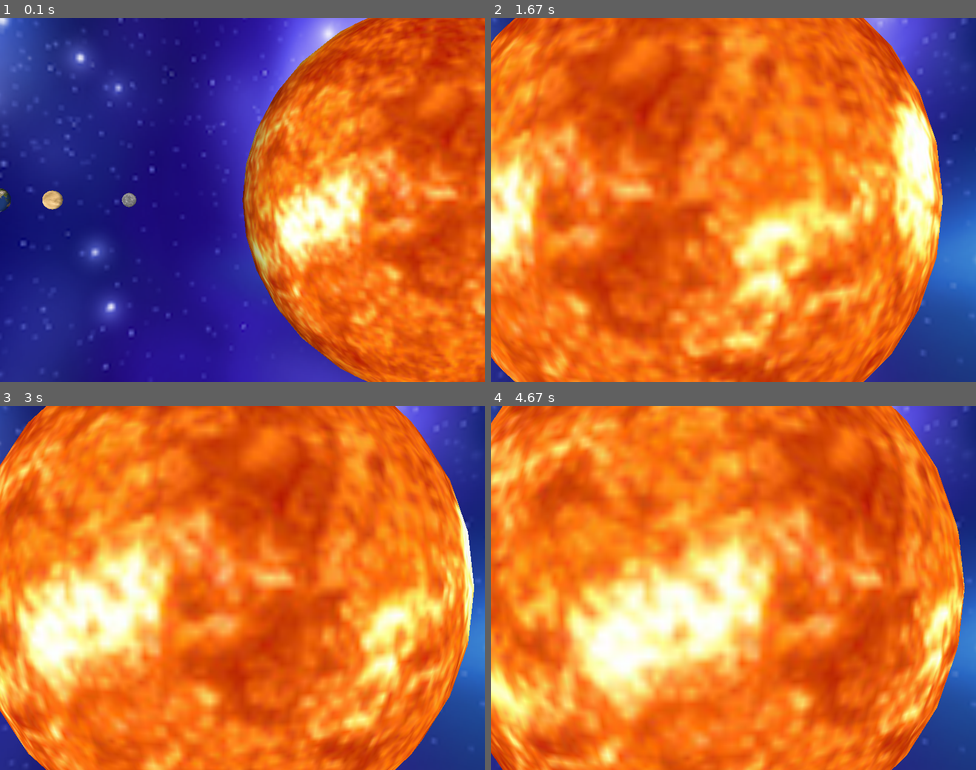
Above: before the commit, frames 1-4 (two rows, left to right).
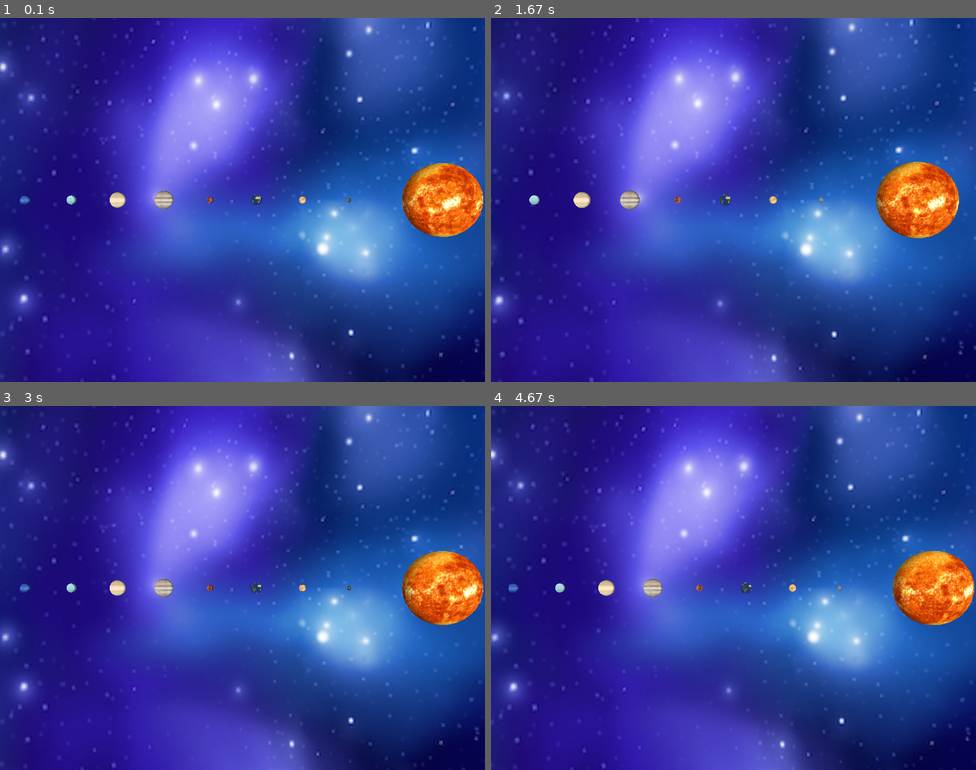
Above: after the commit, the same moments.

Repository: betaflag/pygame-solar
Game: pygame game, started from main.py
The game is run twice, just before and just after one commit, with the same random seed, the same clock (stepped at 60 frames per second) and the same inputs.
Inputs:
- Up to frame 1 (0.1 s): no input
- Up to frame 2 (1.67 s): hold Space 0.33-0.8 s; hold D 0.33-0.8 s; hold D 0.83-1.3 s; hold W 1.33-1.63 s
- Up to frame 3 (3 s): hold D 1.67-2.13 s; hold A 2.17-2.7 s; tap Space at 2.73 s
- Up to frame 4 (4.67 s): hold S 3.07-3.37 s; hold A 3.4-3.8 s; hold W 3.83-4.2 s; hold D from 4.23 s (still down)

The runs differ from the first frame. In frame 1, 77% of the frame differs, in the area x 0-100%, y 0-100%; in frame 2, 98%; in frame 3, 98%; in frame 4, 98%.

Commit message:
init view to all system

Diff:
--- a/game.py
+++ b/game.py
@@ -5,6 +5,7 @@
 from OpenGL.GLU import *
 
 from objects import Planet, SkyDome
+from random import randint
 
 class Game():
     AXIS_X = 1
@@ -57,7 +58,8 @@
 
     def init_view(self):
         glMatrixMode(GL_MODELVIEW)
-        gluLookAt(15, -20, 0, 0, 0, 0, 0, 0, 1)
+        gluLookAt(0, -20, 0, 0, 0, 0, 0, 0, 1)
+        glTranslatef(33, 75 ,0)
         self.view = glGetFloatv(GL_MODELVIEW_MATRIX)
         glLoadIdentity()
 
@@ -75,15 +77,10 @@
             if event.type == pygame.JOYBUTTONUP:
                 self.button[event.button] = False
 
-            if event.type == pygame.KEYDOWN:
-                if event.key == pygame.K_ESCAPE or event.key == pygame.K_RETURN:
-                    self.run = False
-
-            if self.button[0] and self.button[1] and self.button[8] and self.button[9]:
-                self.run = False
-
     def handle_keys(self):
         keypress = pygame.key.get_pressed()
+        if keypress[pygame.K_ESCAPE] or (self.button[0] and self.button[1] and self.button[8] and self.button[9]):
+            self.run = False
         if keypress[pygame.K_w] or self.button[0]:
             glTranslatef(0,0, self.speed * 0.1)
         if keypress[pygame.K_s] or self.button[1]:
@@ -92,18 +89,20 @@
             glTranslatef(-self.speed * 0.1,0,0)
         if keypress[pygame.K_a]:
             glTranslatef(self.speed * 0.1,0,0)
+        if self.button[8] or self.button[9] or keypress[pygame.K_SPACE]:
+            self.init_view()
 
     def handle_joystick(self):
         glRotatef(self.axis[self.AXIS_X], 0, 1, 0)
         glRotatef(-self.axis[self.AXIS_Y], 1, 0, 0)
 
     def draw(self):
-        self.handle_events()
 
         glLoadIdentity()
 
         glPushMatrix()
         glLoadIdentity()
+        self.handle_events()
         self.handle_keys()
         self.handle_joystick()
         glMultMatrixf(self.view)
